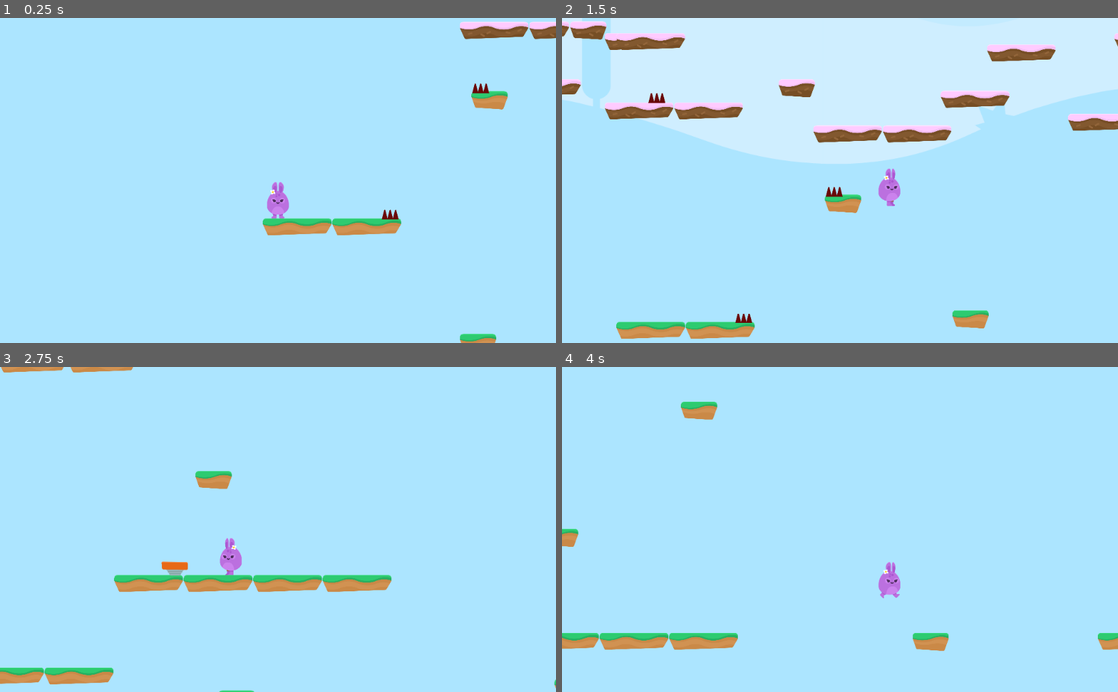
Above: before the commit, frames 1-4 (two rows, left to right).
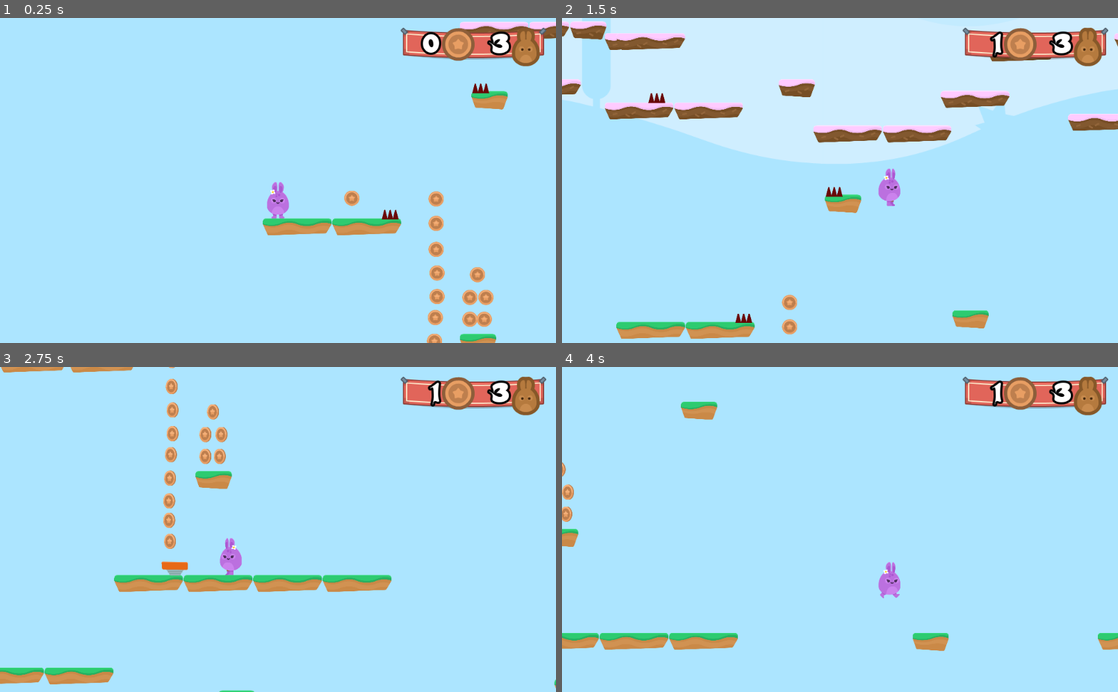
Above: after the commit, the same moments.

Repository: JhonH3avy/HoppyDays
Game: Godot game, scene res://Levels/Level1.tscn
Same seed, same stepped clock (60 frames per second), same inputs: the game is played once before the commit and once after it.
Inputs:
- Up to frame 1 (0.25 s): no input
- Up to frame 2 (1.5 s): hold D (right) from 0.53 s (still down); tap W (jump) at 0.77 s
- Up to frame 3 (2.75 s): tap W (jump) at 1.52 s; release D (right) at 2.03 s; hold A (left) from 2.03 s (still down)
- Up to frame 4 (4 s): release A (left) at 2.78 s; hold D (right) from 2.78 s (still down); tap W (jump) at 3.02, 3.77 s

The runs differ from the first frame. In frame 1, 3.6% of the frame differs, in the area x 61-99%, y 2-100%; in frame 2, 2.4%; in frame 3, 3.4%; in frame 4, 2.5%.

Commit message:
Added coins

Diff:
--- /dev/null
+++ b/GUI/GUI.gd
@@ -0,0 +1,14 @@
+extends CanvasLayer
+
+
+func update_lives(lives):
+	if typeof(lives) == 4:
+		$Control/TextureRect/HBoxContainer/LifeCount.text = lives
+	else:
+		$Control/TextureRect/HBoxContainer/LifeCount.text = str(lives)
+
+func update_coins(coins):
+	if typeof(coins) == 4:
+		$Control/TextureRect/HBoxContainer/CoinCount.text = coins
+	else:
+		$Control/TextureRect/HBoxContainer/CoinCount.text = str(coins)
--- /dev/null
+++ b/GUI/GUI.tscn
@@ -0,0 +1,70 @@
+[gd_scene load_steps=7 format=2]
+
+[ext_resource path="res://GUI/GUI.gd" type="Script" id=1]
+[ext_resource path="res://GFX/HUD/bannerHanging.png" type="Texture" id=2]
+[ext_resource path="res://Fonts/candles_.ttf" type="DynamicFontData" id=3]
+[ext_resource path="res://GFX/HUD/coin_bronze.png" type="Texture" id=4]
+[ext_resource path="res://GFX/HUD/lifes.png" type="Texture" id=5]
+
+[sub_resource type="DynamicFont" id=1]
+size = 48
+outline_size = 4
+outline_color = Color( 0.0117647, 0.0117647, 0.0117647, 1 )
+use_filter = true
+font_data = ExtResource( 3 )
+
+[node name="GUI" type="CanvasLayer"]
+script = ExtResource( 1 )
+
+[node name="Control" type="Control" parent="."]
+anchor_right = 1.0
+anchor_bottom = 1.0
+
+[node name="TextureRect" type="TextureRect" parent="Control"]
+anchor_left = 1.0
+anchor_right = 1.0
+margin_left = -286.0
+margin_top = 18.0
+margin_bottom = 59.0
+texture = ExtResource( 2 )
+
+[node name="HBoxContainer" type="HBoxContainer" parent="Control/TextureRect" groups=[
+"GUI",
+]]
+anchor_right = 1.0
+anchor_bottom = 1.0
+margin_left = 12.0
+margin_right = -30.0
+margin_bottom = 12.0
+alignment = 1
+
+[node name="CoinCount" type="Label" parent="Control/TextureRect/HBoxContainer"]
+margin_top = 4.0
+margin_right = 60.0
+margin_bottom = 66.0
+size_flags_horizontal = 3
+custom_fonts/font = SubResource( 1 )
+text = "0"
+align = 2
+
+[node name="CoinIcon" type="TextureRect" parent="Control/TextureRect/HBoxContainer"]
+margin_left = 64.0
+margin_right = 124.0
+margin_bottom = 71.0
+texture = ExtResource( 4 )
+
+[node name="LifeCount" type="Label" parent="Control/TextureRect/HBoxContainer"]
+margin_left = 128.0
+margin_top = 4.0
+margin_right = 188.0
+margin_bottom = 66.0
+size_flags_horizontal = 3
+custom_fonts/font = SubResource( 1 )
+text = "0"
+align = 2
+
+[node name="LifeIcon" type="TextureRect" parent="Control/TextureRect/HBoxContainer"]
+margin_left = 192.0
+margin_right = 244.0
+margin_bottom = 71.0
+texture = ExtResource( 5 )
--- /dev/null
+++ b/Items/Coin.gd
@@ -0,0 +1,14 @@
+extends Node2D
+
+var taken = false
+
+func _on_Area2D_body_entered(body):
+	if not taken:
+		taken = true
+		$AnimationPlayer.play("die")
+		$AudioStreamPlayer.play()
+		get_tree().call_group("GameState","coin_up")
+
+
+func die():
+	queue_free()
--- /dev/null
+++ b/Items/Coin.tscn
@@ -0,0 +1,75 @@
+[gd_scene load_steps=10 format=2]
+
+[ext_resource path="res://Items/Coin.gd" type="Script" id=1]
+[ext_resource path="res://GFX/Items/bronze_1.png" type="Texture" id=2]
+[ext_resource path="res://GFX/Items/bronze_2.png" type="Texture" id=3]
+[ext_resource path="res://GFX/Items/bronze_3.png" type="Texture" id=4]
+[ext_resource path="res://GFX/Items/bronze_4.png" type="Texture" id=5]
+[ext_resource path="res://SFX/coin_SFX.wav" type="AudioStream" id=6]
+
+[sub_resource type="SpriteFrames" id=1]
+animations = [ {
+"frames": [ ExtResource( 2 ), ExtResource( 3 ), ExtResource( 4 ), ExtResource( 5 ), ExtResource( 4 ), ExtResource( 3 ) ],
+"loop": true,
+"name": "spin",
+"speed": 10.0
+} ]
+
+[sub_resource type="CircleShape2D" id=2]
+radius = 43.0673
+
+[sub_resource type="Animation" id=3]
+resource_name = "die"
+length = 0.5
+step = 0.05
+tracks/0/type = "value"
+tracks/0/path = NodePath(".:scale")
+tracks/0/interp = 1
+tracks/0/loop_wrap = true
+tracks/0/imported = false
+tracks/0/enabled = true
+tracks/0/keys = {
+"times": PoolRealArray( 0, 0.15, 0.5 ),
+"transitions": PoolRealArray( 1, 1, 1 ),
+"update": 0,
+"values": [ Vector2( 1, 1 ), Vector2( 1.5, 1.5 ), Vector2( 1e-005, 1e-005 ) ]
+}
+tracks/1/type = "method"
+tracks/1/path = NodePath(".")
+tracks/1/interp = 1
+tracks/1/loop_wrap = true
+tracks/1/imported = false
+tracks/1/enabled = true
+tracks/1/keys = {
+"times": PoolRealArray( 0.5 ),
+"transitions": PoolRealArray( 1 ),
+"values": [ {
+"args": [  ],
+"method": "die"
+} ]
+}
+
+[node name="Coin" type="Node2D"]
+script = ExtResource( 1 )
+
+[node name="AnimatedSprite" type="AnimatedSprite" parent="."]
+frames = SubResource( 1 )
+animation = "spin"
+frame = 4
+playing = true
+
+[node name="Area2D" type="Area2D" parent="."]
+editor/display_folded = true
+collision_layer = 16
+
+[node name="CollisionShape2D" type="CollisionShape2D" parent="Area2D"]
+visible = false
+shape = SubResource( 2 )
+
+[node name="AudioStreamPlayer" type="AudioStreamPlayer" parent="."]
+stream = ExtResource( 6 )
+volume_db = -15.0
+
+[node name="AnimationPlayer" type="AnimationPlayer" parent="."]
+anims/die = SubResource( 3 )
+[connection signal="body_entered" from="Area2D" to="." method="_on_Area2D_body_entered"]
--- a/Levels/GameState.gd
+++ b/Levels/GameState.gd
@@ -1,16 +1,37 @@
 extends Node2D
 
 export var lives : int = 3
+export var coins : int
+export var target_coins : int = 10
 
 
 func _ready():
 	add_to_group("GameState")
+	update_GUI()
 
 func hurt():
 	lives -= 1
 	$Player.hurt()
+	update_GUI()
 	if lives < 0:
 		end_game()
+
+
+func coin_up():
+	coins += 1
+	var multiple_of_coins = (coins % target_coins) == 0 && coins != 0
+	if multiple_of_coins:
+		life_up()
+	update_GUI()
+
+
+func life_up():
+	lives += 1
+
+
+func update_GUI():
+	get_tree().call_group("GUI","update_lives",lives)
+	get_tree().call_group("GUI","update_coins", coins)
 
 
 func fall_out():
--- a/Levels/Level1.tscn
+++ b/Levels/Level1.tscn
@@ -6,6 +6,8 @@
 [ext_resource path="res://Environment/spikes_top.tscn" type="PackedScene" id=4]
 [ext_resource path="res://SFX/Chiptune_Adventures_1.ogg" type="AudioStream" id=5]
 [ext_resource path="res://Environment/JumpPad.tscn" type="PackedScene" id=6]
+[ext_resource path="res://GUI/GUI.tscn" type="PackedScene" id=7]
+[ext_resource path="res://Items/Coin.tscn" type="PackedScene" id=8]
 
 [node name="Level1" type="Node2D"]
 script = ExtResource( 1 )
@@ -41,3 +43,57 @@
 
 [node name="JumpPad" parent="JumpPads" instance=ExtResource( 6 )]
 position = Vector2( 2510, 2780 )
+
+[node name="GUI" parent="." groups=[
+"GUI",
+] instance=ExtResource( 7 )]
+
+[node name="Node" type="Node" parent="."]
+
+[node name="Coin" parent="Node" instance=ExtResource( 8 )]
+position = Vector2( 2028.15, 1487.76 )
+
+[node name="Coin2" parent="Node" instance=ExtResource( 8 )]
+position = Vector2( 2494.05, 1492.41 )
+
+[node name="Coin3" parent="Node" instance=ExtResource( 8 )]
+position = Vector2( 2494.05, 1627.52 )
+
+[node name="Coin4" parent="Node" instance=ExtResource( 8 )]
+position = Vector2( 2494.05, 1771.95 )
+
+[node name="Coin5" parent="Node" instance=ExtResource( 8 )]
+position = Vector2( 2498.71, 1902.4 )
+
+[node name="Coin6" parent="Node" instance=ExtResource( 8 )]
+position = Vector2( 2498.71, 2032.86 )
+
+[node name="Coin7" parent="Node" instance=ExtResource( 8 )]
+position = Vector2( 2489.39, 2149.33 )
+
+[node name="Coin8" parent="Node" instance=ExtResource( 8 )]
+position = Vector2( 2484.73, 2279.78 )
+
+[node name="Coin9" parent="Node" instance=ExtResource( 8 )]
+position = Vector2( 2480.07, 2405.58 )
+
+[node name="Coin10" parent="Node" instance=ExtResource( 8 )]
+position = Vector2( 2480.07, 2512.73 )
+
+[node name="Coin11" parent="Node" instance=ExtResource( 8 )]
+position = Vector2( 2484.73, 2629.21 )
+
+[node name="Coin12" parent="Node" instance=ExtResource( 8 )]
+position = Vector2( 2680.41, 2158.65 )
+
+[node name="Coin13" parent="Node" instance=ExtResource( 8 )]
+position = Vector2( 2759.61, 2158.65 )
+
+[node name="Coin14" parent="Node" instance=ExtResource( 8 )]
+position = Vector2( 2768.93, 2037.52 )
+
+[node name="Coin15" parent="Node" instance=ExtResource( 8 )]
+position = Vector2( 2680.41, 2037.52 )
+
+[node name="Coin16" parent="Node" instance=ExtResource( 8 )]
+position = Vector2( 2722.34, 1911.72 )
Not shown: 1 places in Levels/Level1.tscn that only renumber resources
Not shown, changed: export_presets.cfg
Not shown, changed: Exports/HoppyDays.pck
